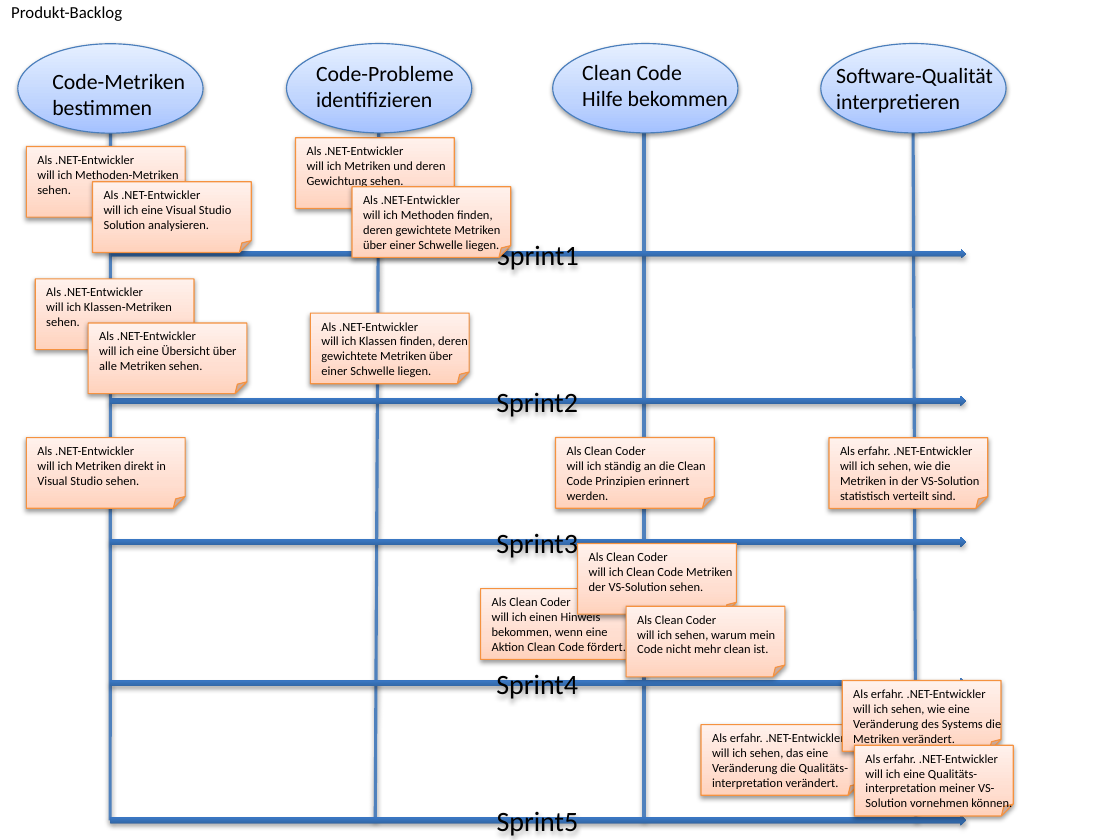
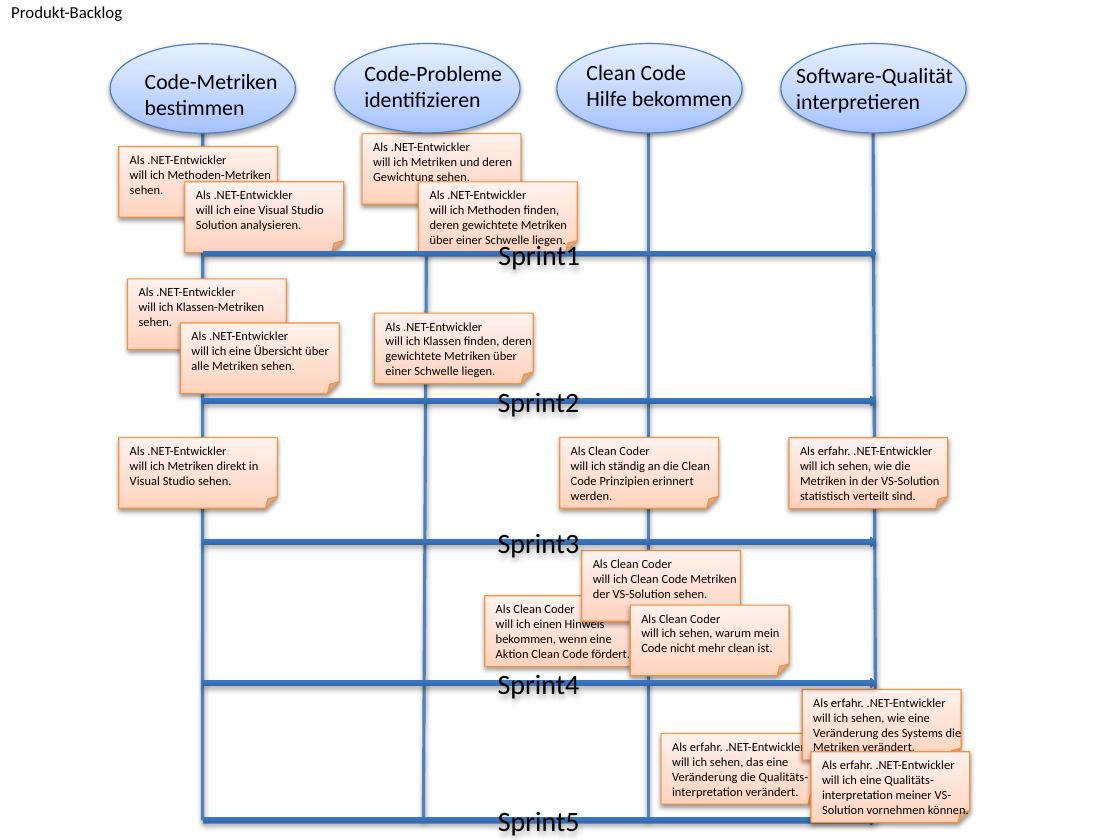
Before and after one commit to halllo/MTSS12, a slide deck: slide 5 of text/images/illustrations.pptx. Drawn at 1120x840 pixels with LibreOffice and Linux fonts; fonts in the diff are those of the drawing. Boxes give left, top, right and bottom in pixels: in the first picture for what was removed or moved away, otherwise in the second. Text is boxed around its words. In the diff, an @@ line names an element or a change of style, - is before the commit and + after.

Commit message:
better backlog dimensions

```diff
--- a/text/images/illustrations.pptx
+++ b/text/images/illustrations.pptx
@@ 1 text, 1 line, 1 ellipse: place and size @@
-1 text, 1 line, 1 ellipse at (287, 44, 472, 821)
+1 text, 1 line, 1 ellipse at (335, 44, 520, 821)
@@ 2 texts, 1 line, 1 folded corner, 1 ellipse: place and size @@
-2 texts, 1 line, 1 folded corner, 1 ellipse at (821, 44, 1006, 821)
+2 texts, 1 line, 1 folded corner, 1 ellipse at (781, 44, 965, 821)
@@ 2 texts, 2 folded corners: place and size @@
-2 texts, 2 folded corners at (296, 138, 511, 258)
+2 texts, 2 folded corners at (362, 133, 578, 252)
@@ striped right arrow "Sprint1": place and size @@
-striped right arrow "Sprint1" at (111, 250, 965, 259)
+striped right arrow "Sprint1" at (204, 250, 877, 259)
@@ 1 text, 1 line, 1 folded corner: place and size @@
-1 text, 1 line, 1 folded corner at (35, 127, 194, 821)
+1 text, 1 line, 1 folded corner at (128, 127, 287, 821)
@@ 5 texts, 4 folded corners, 1 ellipse: place and size @@
-5 texts, 4 folded corners, 1 ellipse at (18, 44, 252, 508)
+5 texts, 4 folded corners, 1 ellipse at (110, 44, 344, 508)
@@ text "Als .NET-Entwickler": place and size @@
-text "Als .NET-Entwickler" at (321, 322, 468, 377)
+text "Als .NET-Entwickler" at (385, 322, 532, 377)
@@ folded corner: place and size @@
-folded corner at (310, 314, 469, 384)
+folded corner at (374, 314, 533, 384)
@@ striped right arrow "Sprint2": place and size @@
-striped right arrow "Sprint2" at (110, 395, 965, 405)
+striped right arrow "Sprint2" at (203, 395, 877, 405)
@@ striped right arrow "Sprint3": place and size @@
-striped right arrow "Sprint3" at (110, 536, 965, 547)
+striped right arrow "Sprint3" at (203, 536, 877, 547)
@@ text "Als Clean Coder": place and size @@
-text "Als Clean Coder" at (589, 552, 732, 591)
+text "Als Clean Coder" at (593, 559, 736, 598)
@@ folded corner: place and size @@
-folded corner at (578, 543, 737, 614)
+folded corner at (581, 551, 740, 622)
@@ text "Als Clean Coder": place and size @@
-text "Als Clean Coder" at (492, 597, 626, 654)
+text "Als Clean Coder" at (496, 604, 630, 661)
@@ folded corner: place and size @@
-folded corner at (480, 589, 640, 660)
+folded corner at (485, 596, 644, 666)
@@ 3 texts, 2 folded corners, 1 ellipse, 1 line: place and size @@
-3 texts, 2 folded corners, 1 ellipse, 1 line at (553, 44, 785, 821)
+3 texts, 2 folded corners, 1 ellipse, 1 line at (557, 44, 790, 821)
@@ striped right arrow "Sprint4": place and size @@
-striped right arrow "Sprint4" at (110, 678, 965, 688)
+striped right arrow "Sprint4" at (203, 678, 877, 688)
@@ 2 texts, 2 folded corners: place and size @@
-2 texts, 2 folded corners at (701, 681, 1002, 795)
+2 texts, 2 folded corners at (661, 689, 962, 804)
@@ text "Als erfahr. .NET-Entwickler": place and size @@
-text "Als erfahr. .NET-Entwickler" at (865, 754, 1012, 811)
+text "Als erfahr. .NET-Entwickler" at (822, 760, 969, 818)
@@ folded corner: place and size @@
-folded corner at (855, 745, 1014, 815)
+folded corner at (811, 752, 970, 822)
@@ striped right arrow "Sprint5": place and size @@
-striped right arrow "Sprint5" at (110, 815, 965, 825)
+striped right arrow "Sprint5" at (203, 815, 876, 825)
```
Also in this commit, not shown: 2 other files.
